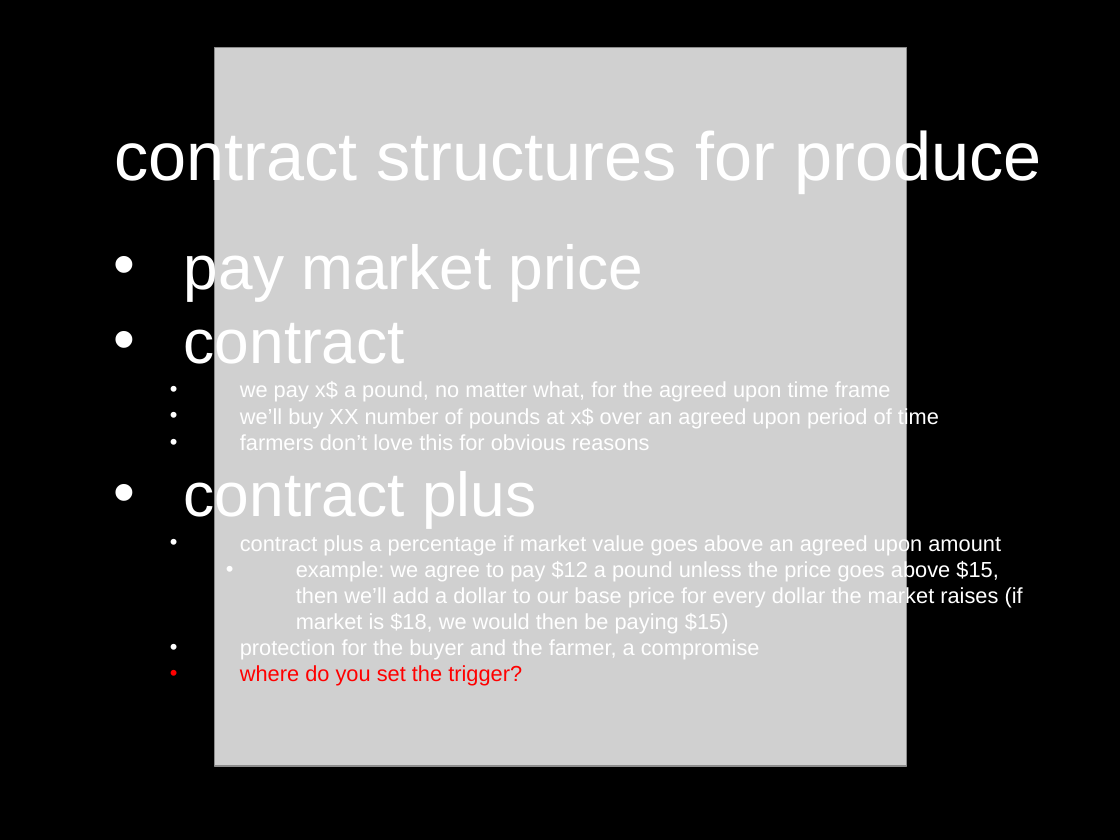
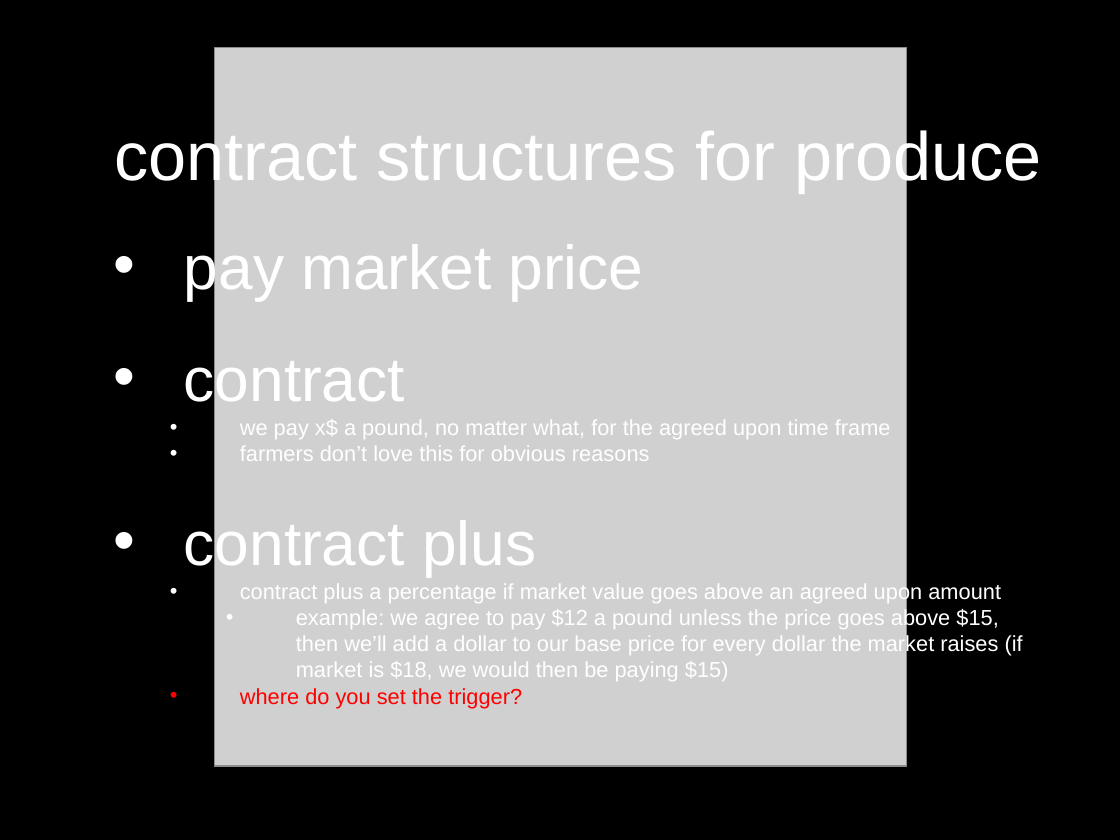
Before and after one commit to anastasiapetrie/USDA_Calc, a slide deck: slide 4 of presentation.pptx. Drawn at 1120x840 pixels with LibreOffice and Linux fonts; fonts in the diff are those of the drawing; grey boxes stand for pictures. Boxes give left, top, right and bottom in pixels: in the first picture for what was removed or moved away, otherwise in the second. Text is boxed around its words. In the diff, an @@ line names an element or a change of style, - is before the commit and + after.

```diff
--- a/presentation.pptx
+++ b/presentation.pptx
@@ text at (x1=240, y1=406, x2=939, y2=428): paragraph removed @@
-  • we’ll buy XX number of pounds at x$ over an agreed upon period of time
@@ text at (x1=240, y1=640, x2=760, y2=659): paragraph removed @@
-  • protection for the buyer and the farmer, a compromise
```
Also in this commit, not shown: 5 other slides changed, 1 slide added, 1 other file.
